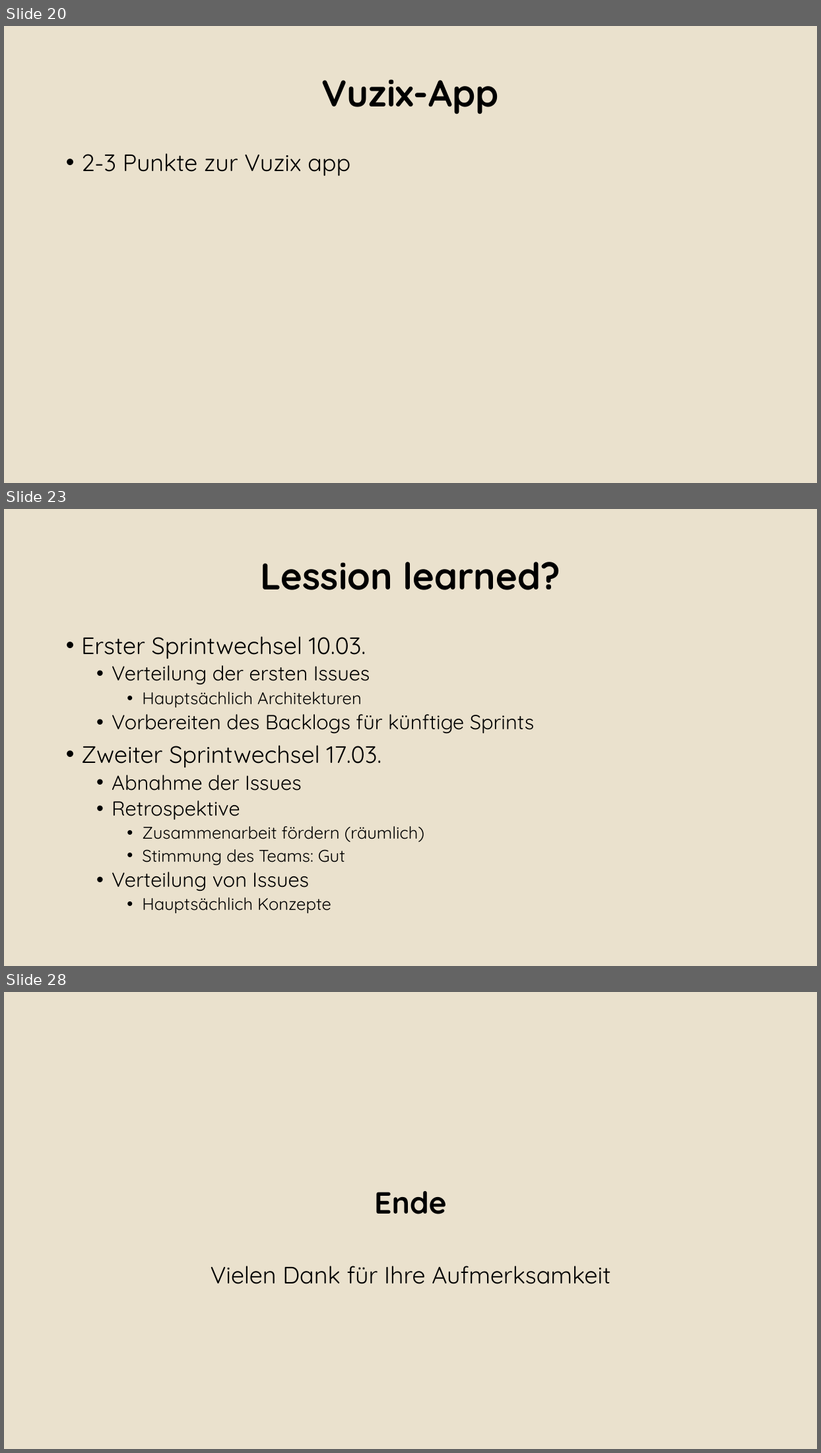
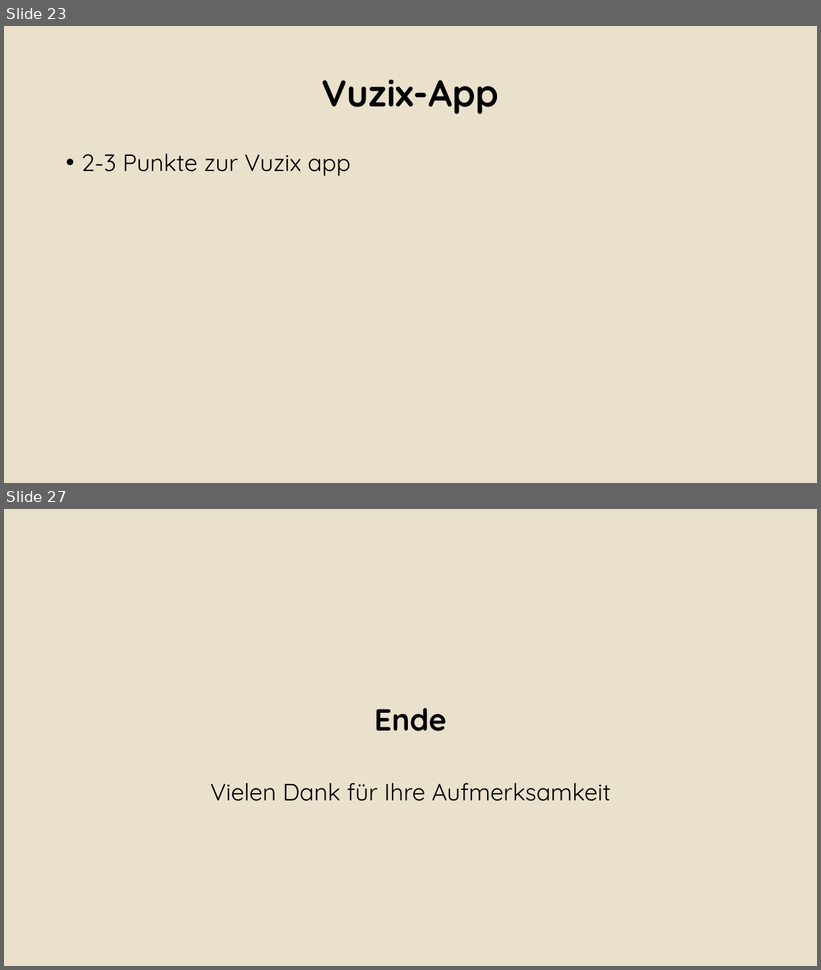
Before and after one commit to Alergeek/Dokumentation, a slide deck: Docs/AbschlussPräsi.pptx. Shown one above the other, each under a label of ours: slides 20, 23 and 28 before the commit, slides 23 and 27 after it; the slides between them are not shown. The pictures are 821x1453 and 821x970 pixels, drawn with LibreOffice and Linux fonts; fonts in the diff are those of the drawing; background and template pictures are left out. Boxes give left, top, right and bottom in pixels: in the first picture for what was removed or moved away, otherwise in the second. Text is boxed around its words. In the diff, an @@ line names an element or a change of style, - is before the commit and + after.

```diff
--- a/Docs/AbschlussPräsi.pptx
+++ b/Docs/AbschlussPräsi.pptx
@@ slide 23 removed at (x1=4, y1=509, x2=817, y2=966), background #EAE2CE @@
@@ title removed at (x1=260, y1=562, x2=561, y2=590) @@
-Lession learned?
@@ text removed at (x1=81, y1=636, x2=535, y2=914) @@
-• Erster Sprintwechsel 10.03.
-  • Verteilung der ersten Issues
-    • Hauptsächlich Architekturen
-  • Vorbereiten des Backlogs für künftige Sprints
-• Zweiter Sprintwechsel 17.03.
-  • Abnahme der Issues
-  • Retrospektive
-    • Zusammenarbeit fördern (räumlich)
-    • Stimmung des Teams: Gut
-  • Verteilung von Issues
-    • Hauptsächlich Konzepte
@@ what was slide 20 is now slide 23 @@
@@ what was slide 28 is now slide 27 @@
```
Also in this commit, not shown: 12 slides changed, 5 slides added, 5 other slides removed.
